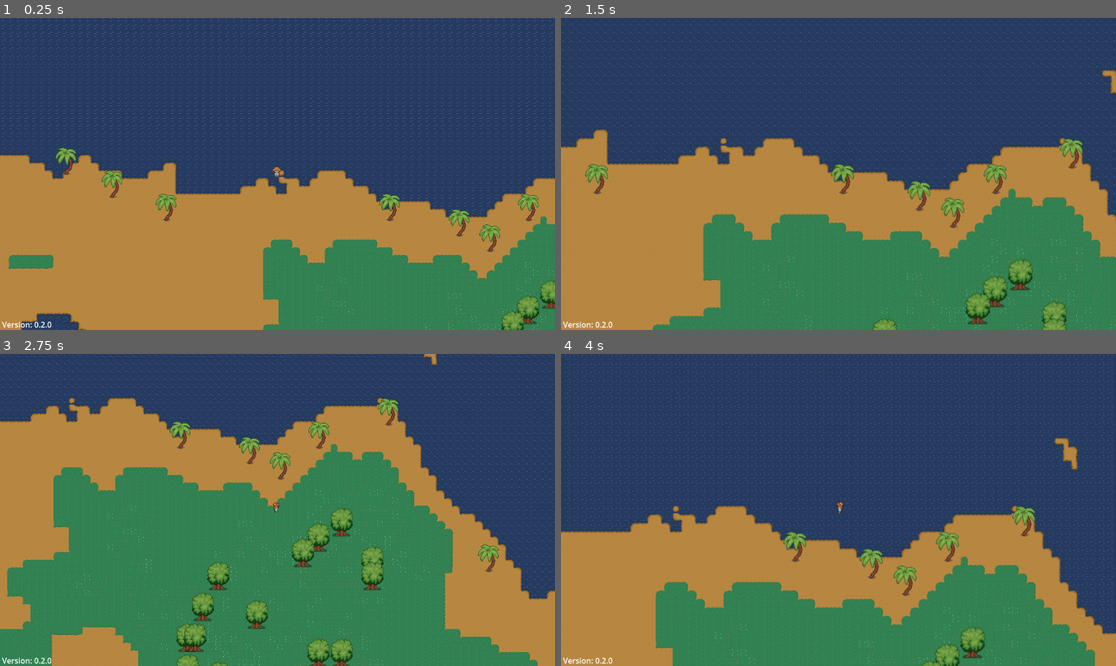
Above: before the commit, frames 1-4 (two rows, left to right).
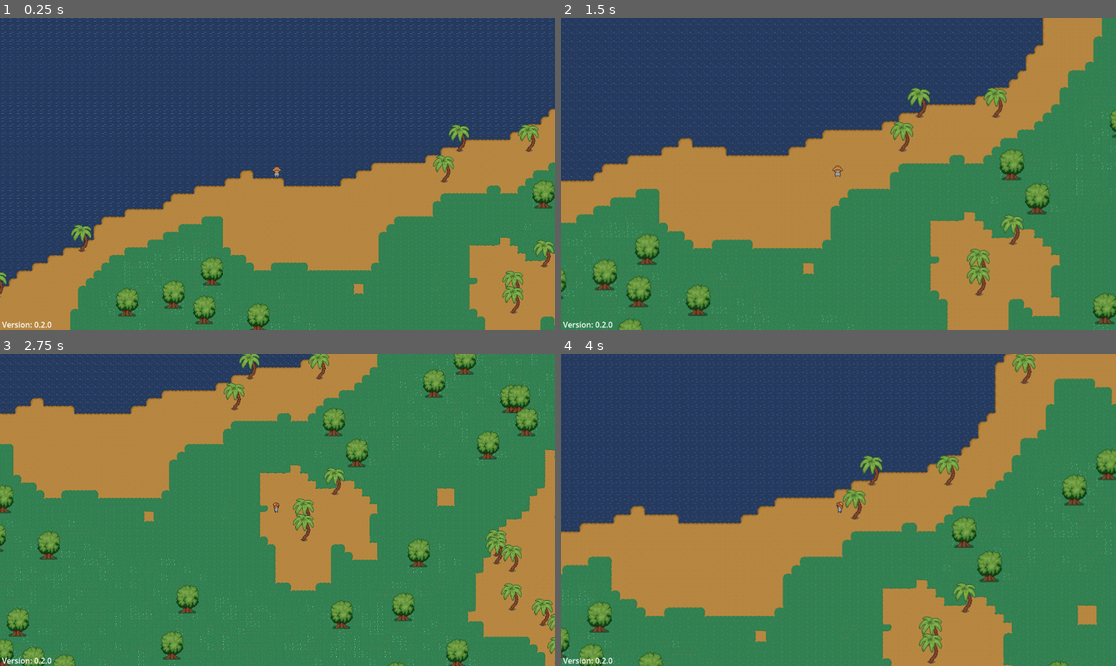
Above: after the commit, the same moments.

Repository: twiederk/PirateGame
Game: Godot game, scene res://world/proc_gen_world.tscn
Two runs of this game, one before a commit and one after it. Both use one fixed random seed, a clock stepped at 60 frames per second and the inputs below.
Inputs (mouse positions are in pixels of both pictures, inside the frame that each line leads up to):
- Up to frame 1 (0.25 s): no input
- Up to frame 2 (1.5 s): tap Enter at 0.5 s; move the mouse to (960, 158) at 0.52 s; press the mouse at (960, 158) at 0.53 s; hold D (right) 0.53-1.28 s; move the mouse to (727, 189) at 1.27 s; release the mouse at (727, 189) at 1.28 s; hold S (down) from 1.28 s (still down); tap Mouse wheel up (zoom_in) at 1.35 s
- Up to frame 3 (2.75 s): move the mouse to (333, 441) at 2.02 s; release S (down) at 2.03 s; hold D (right) from 2.03 s (still down); tap Mouse wheel down (zoom_out) at 2.1 s
- Up to frame 4 (4 s): move the mouse to (810, 572) at 2.77 s; release D (right) at 2.78 s; hold W (up) 2.78-3.53 s; click (810, 572) at 2.85 s; move the mouse to (1005, 556) at 3.52 s; hold A (left) from 3.53 s (still down); tap Mouse wheel up (zoom_in) at 3.6 s

The runs differ from the first frame. In frame 1, 34% of the frame differs, in the area x 0-100%, y 28-100%; in frame 2, 44%; in frame 3, 51%, in the area x 0-100%, y 0-100%; in frame 4, 45%.

Commit message:
Added seed always generate new world

Diff:
--- a/godot4/world/proc_gen_world.gd
+++ b/godot4/world/proc_gen_world.gd
@@ -1,28 +1,35 @@
 class_name ProcGenWorld
 extends Node2D
 
-@onready var tile_map = $TileMap
 
 @export var noise_texture : NoiseTexture2D
 @export var tree_noise_texture : NoiseTexture2D
+@export var seed_value: int = 0
+
 
 var width : int = 300
 var height : int =  300
 
+
 var noise : Noise
 var tree_noise : Noise
+
 
 var water_tile_atlas = Vector2i(0,1)
 var tree_atlas = Vector2i(12,2)
 var tree_atlas2 = Vector2i(15,6)
 
-#TERRAIN ARR
+
 var sand_arr = []
 var grass_arr = []
 var dirt_arr = []
 var cliff_arr = []
 
-#LAYERS
+var random_grass_atlas_arr = [Vector2i(1, 0), Vector2i(2, 0), Vector2i(3, 0), Vector2i(4, 0), Vector2i(5, 0)]
+
+
+@onready var tile_map = $TileMap
+@onready var camera_2d = $Player/Camera2D
 @onready var water_layer: TileMapLayer = $TileMap/water_layer
 @onready var ground_layer: TileMapLayer = $TileMap/ground_layer
 @onready var ground_2_layer: TileMapLayer = $TileMap/ground2_layer
@@ -30,21 +37,20 @@
 @onready var environment_layer: TileMapLayer = $TileMap/environment_layer
 
 
-var random_grass_atlas_arr = [Vector2i(1,0),Vector2i(2,0),Vector2i(3,0),Vector2i(4,0),Vector2i(5,0)]
-@onready var camera_2d = $Player/Camera2D
-
-
 func _ready() -> void:
 	if not OS.has_feature("editor"):
 		get_window().mode = Window.MODE_EXCLUSIVE_FULLSCREEN
+
 	noise = noise_texture.noise
 	tree_noise = tree_noise_texture.noise
-	generate_world()
+
+	_generate_world()
 
 
-func generate_world() -> void:
+func _generate_world() -> void:
 	var noise_val: float
 	var tree_noise_val: float
+	_generate_seed()
 
 	@warning_ignore("integer_division")
 	for x in range(-width/2, width/2):
@@ -83,6 +89,14 @@
 	ground_layer.set_cells_terrain_connect(grass_arr, 1,0)
 	cliff_layer.set_cells_terrain_connect(cliff_arr, 4,0)
 
+
+func _generate_seed() -> void:
+	if seed_value == 0:
+		seed_value = randi()
+	noise.seed = seed_value
+	tree_noise.seed = seed_value
+
+
 func _input(_event):
 	if Input.is_action_just_pressed("zoom_in"):
 		var zoom_val =camera_2d.zoom.x + 0.1
